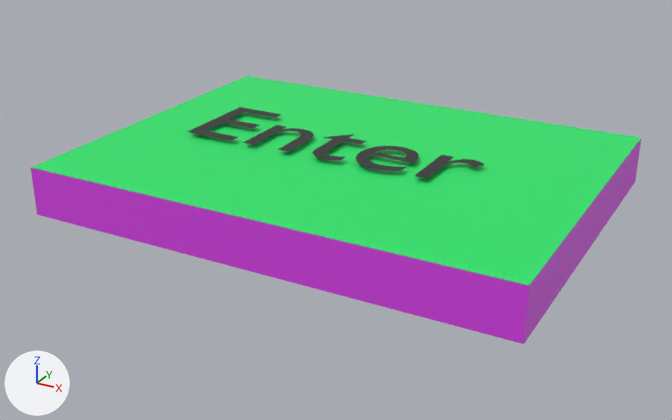
One commit to the glTF model public/models/searchbar/table.glb: the scene before it, then after it.
Camera for both pictures: a camera (50 mm lens) standing at (-2.03, -3.78, 4.57) and looking at (-5.4, 2.35, 1.51). Arrows for +X, +Y and +Z are at lower left; the lights stay in place. Vertices at the same position are counted once.

Names of what the first picture shows: 'Cube.005', 'Text'.
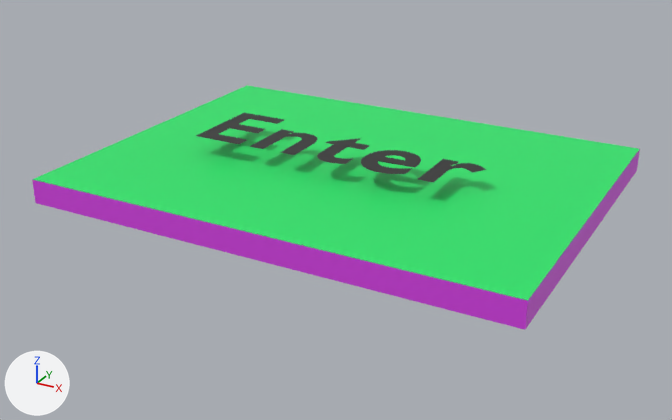
Changed parts and their boxes [x1, y1, x2, y2] in the pictures (672 x 420 px; the box of a moved part takes in the faces that stretch with it):
'Cube.005', rescaled (9% shorter): before [31, 76, 641, 344]; after [32, 86, 640, 330]
'Text', reshaped, moved, rescaled: before [188, 107, 484, 178]; after [196, 113, 486, 183]
part 1 of me_text, rebuilt (6% narrower, 9% shorter): before [188, 107, 282, 141]; after [196, 113, 284, 144]
part 2 of me_text, added: after [418, 159, 486, 183]
part 3 of me_text, moved or reshaped: before [243, 125, 484, 178]; after [250, 129, 421, 174]

The edits, one by one:
me_text is used by ob_text; location (-6.84, 2.185, 2.004); scale (1.17, 1.17, 1.17).
me_text had 281 vertices, 273 faces and spanned x 0.08..2.21, y -0.01..0.68, z 0.0.
me_text now has 281 vertices, 279 faces and spans x 0.06..2.43, y -0.03..0.7, z 0.0.
me_text part 1: the loose piece of 12 vertices spanning x 0.08..0.47, y 0.0..0.68, z 0.0 is rebuilt with 12 vertices and now spans x 0.06..0.49, y -0.02..0.7, z 0.0.
me_text part 2: a new loose piece of 55 vertices spanning x 2.06..2.43, y -0.02..0.48, z 0.0, in mat_material_001 (black #2d2d2d).
me_text part 3: 4 vertices moved within x 0.77..1.71, y 0.1..0.46, z 0.0; 257 vertices removed from x 0.56..2.21, y -0.01..0.54, z 0.0; 202 vertices added at x 0.59..1.95, y -0.03..0.59, z 0.0.
Object 'Cube.005' (ob_cube_005) is rescaled from (2.0, 1.5, 0.2) to (2.0, 1.5, 0.1).
Object 'Text' (ob_text) is rescaled from (1.17, 1.17, 1.17) to (1.0, 1.0, 1.0).
Object 'Text' (ob_text) moves from (-6.84, 2.185, 2.004) to (-6.633, 2.091, 2.031).
